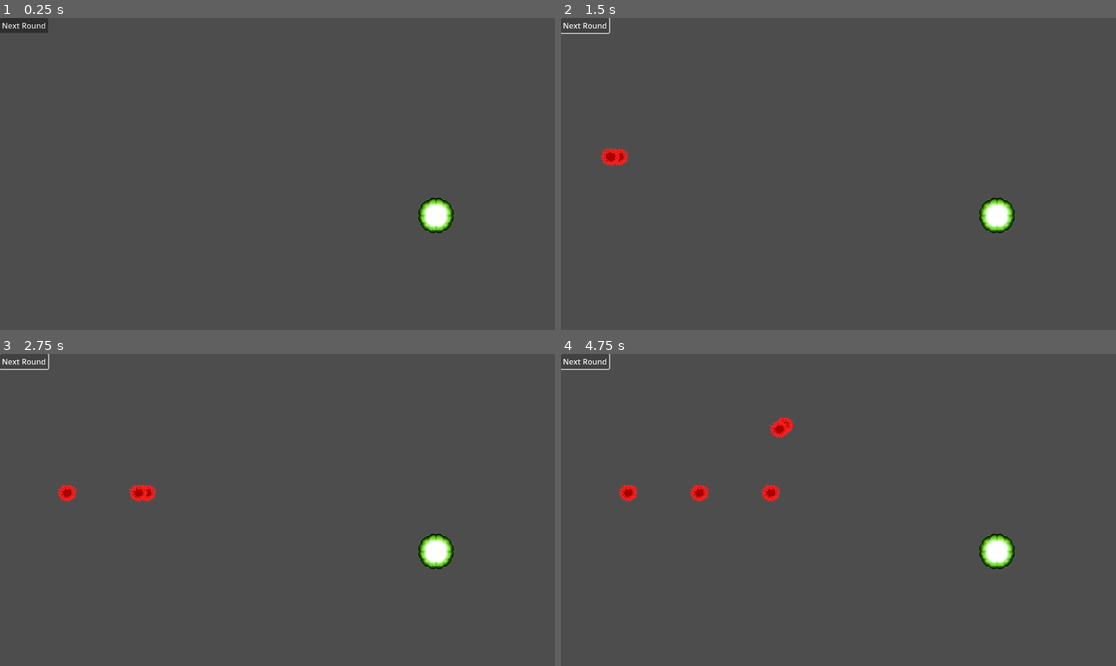
Above: before the commit, frames 1-4 (two rows, left to right).
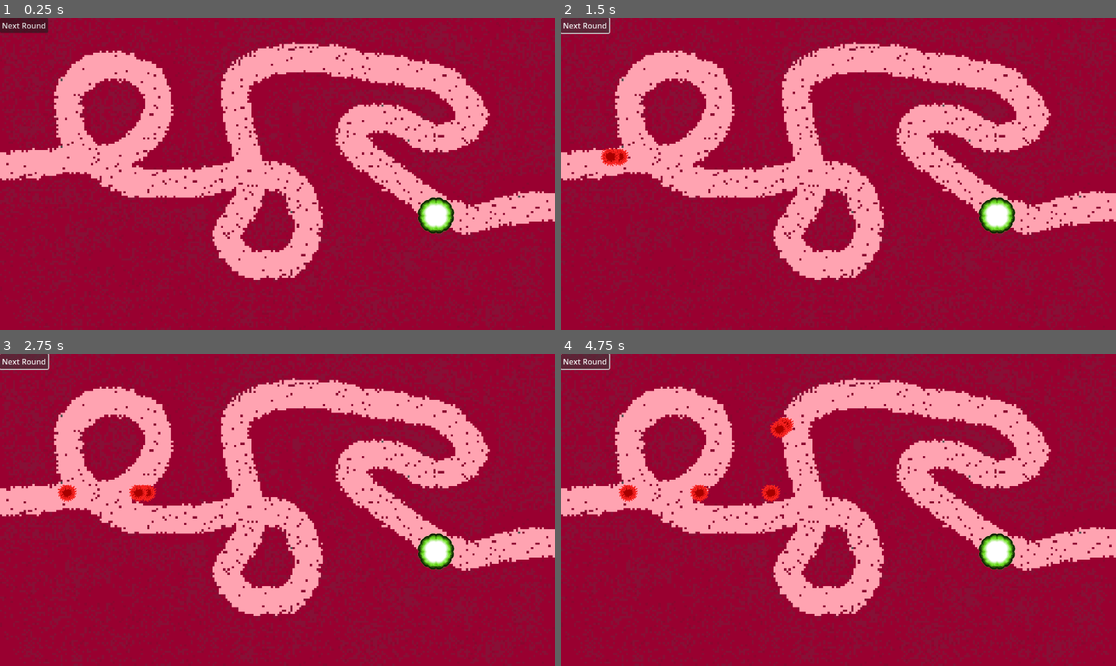
Above: after the commit, the same moments.

Repository: Kryzi/TowerDefense
Game: Godot game, scene res://Scenes/world.tscn
Same seed, same stepped clock (60 frames per second), same inputs: the game is played once before the commit and once after it.
Inputs:
- Up to frame 1 (0.25 s): no input
- Up to frame 2 (1.5 s): click "Next Round" at 0.5 s; click "Next Round" at 1.25 s
- Up to frame 3 (2.75 s): tap Enter (ui_accept) at 2, 2.27 s; hold Right (ui_right) from 2.03 s (still down)
- Up to frame 4 (4.75 s): tap Enter (ui_accept) at 3.02, 4.52 s; release Right (ui_right) at 3.53 s; hold Left (ui_left) 3.53-4.28 s; hold Right (ui_right) from 4.28 s (still down)

The runs differ from the first frame. In frame 1, 99% of the frame differs, in the area x 0-100%, y 0-100%; in frame 2, 99%; in frame 3, 99%; in frame 4, 99%.

Commit message:
baggrund

Diff:
--- a/Scenes/world.tscn
+++ b/Scenes/world.tscn
@@ -1,14 +1,26 @@
-[gd_scene load_steps=5 format=3 uid="uid://dyaeva2to770s"]
+[gd_scene load_steps=7 format=3 uid="uid://dyaeva2to770s"]
 
 [ext_resource type="Script" path="res://Scripts/Path2D.gd" id="1_4exjo"]
 [ext_resource type="PackedScene" uid="uid://djh8nk3dgcjpd" path="res://Scenes/basic_tower.tscn" id="2_b0sd5"]
 [ext_resource type="PackedScene" uid="uid://bfys168djkcgh" path="res://Scenes/game_manager.tscn" id="3_qrw8v"]
+[ext_resource type="Texture2D" uid="uid://cr1aqelrtduml" path="res://assets/Map 1.png" id="4_xfm3p"]
 
 [sub_resource type="Curve2D" id="Curve2D_8kyd7"]
 _data = {
 "points": PackedVector2Array(0, 0, 0, 0, 0, 290, 0, 0, 0, 0, 451, 290, 0, 0, 0, 0, 454, 150, 0, 0, 0, 0, 730, 150, 0, 0, 0, 0, 730, 290, 0, 0, 0, 0, 1200, 291)
 }
 point_count = 6
+
+[sub_resource type="SpriteFrames" id="SpriteFrames_s3wt5"]
+animations = [{
+"frames": [{
+"duration": 1.0,
+"texture": ExtResource("4_xfm3p")
+}],
+"loop": true,
+"name": &"default",
+"speed": 5.0
+}]
 
 [node name="World" type="Node2D"]
 
@@ -28,4 +40,10 @@
 
 [node name="GameManager" parent="." instance=ExtResource("3_qrw8v")]
 
+[node name="Map (background)" type="AnimatedSprite2D" parent="."]
+z_index = -1
+position = Vector2(576, 324)
+scale = Vector2(4.5, 4.5)
+sprite_frames = SubResource("SpriteFrames_s3wt5")
+
 [connection signal="pressed" from="HUD/NæsteRundeKnap" to="Path2D" method="_on_næste_runde_knap_pressed"]
Not shown, added: assets/Map 1.png.import
